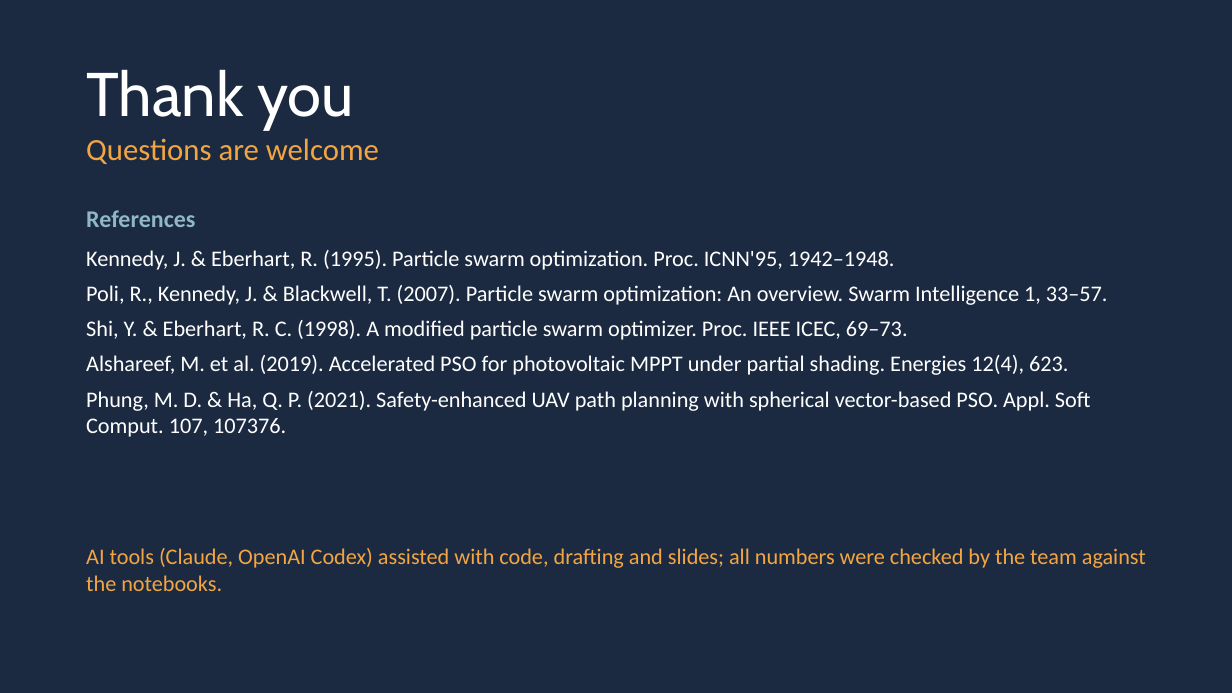
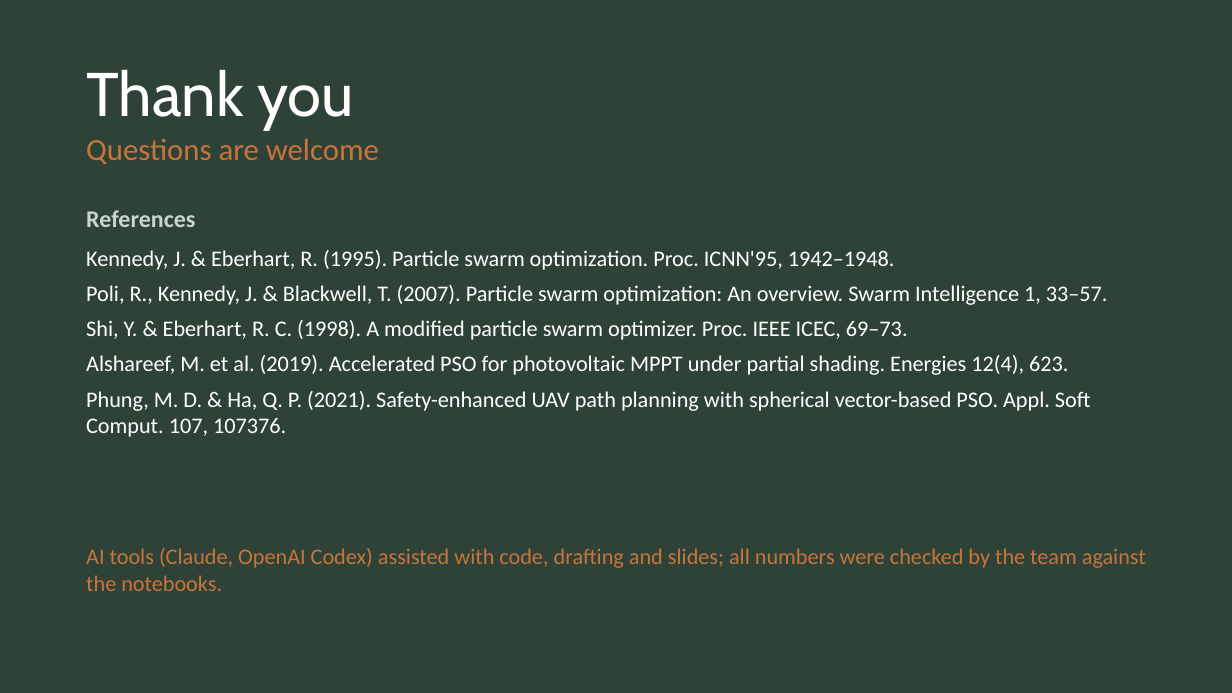
Before and after one commit to huynhhuuphucminh/Seminar-AI, a slide deck: slide 14 of slides/Slide_Seminar_PSO.pptx. Drawn at 1232x693 pixels with LibreOffice and Linux fonts; fonts in the diff are those of the drawing. Boxes give left, top, right and bottom in pixels: in the first picture for what was removed or moved away, otherwise in the second. Text is boxed around its words. In the diff, an @@ line names an element or a change of style, - is before the commit and + after.

```diff
--- a/slides/Slide_Seminar_PSO.pptx
+++ b/slides/Slide_Seminar_PSO.pptx
@@ background #1B2A41 to #2E4238 @@
@@ text "Questions are welcome" at (86, 138, 379, 164): text colour #F2A541 to #C8743A @@
@@ text "References" at (86, 210, 195, 227): text colour #8FB8C4 to #C9D6CC @@
@@ text "AI tools (Claude, OpenAI Codex) ..." at (86, 548, 1146, 591): text colour #F2A541 to #C8743A @@
```
Also in this commit, not shown: 18 other slides changed, 8 other files.
